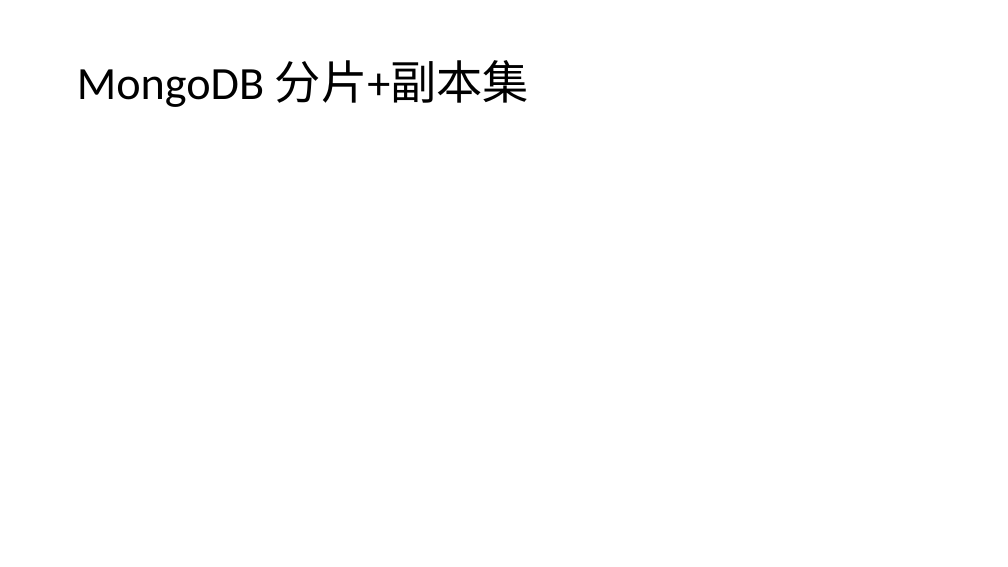
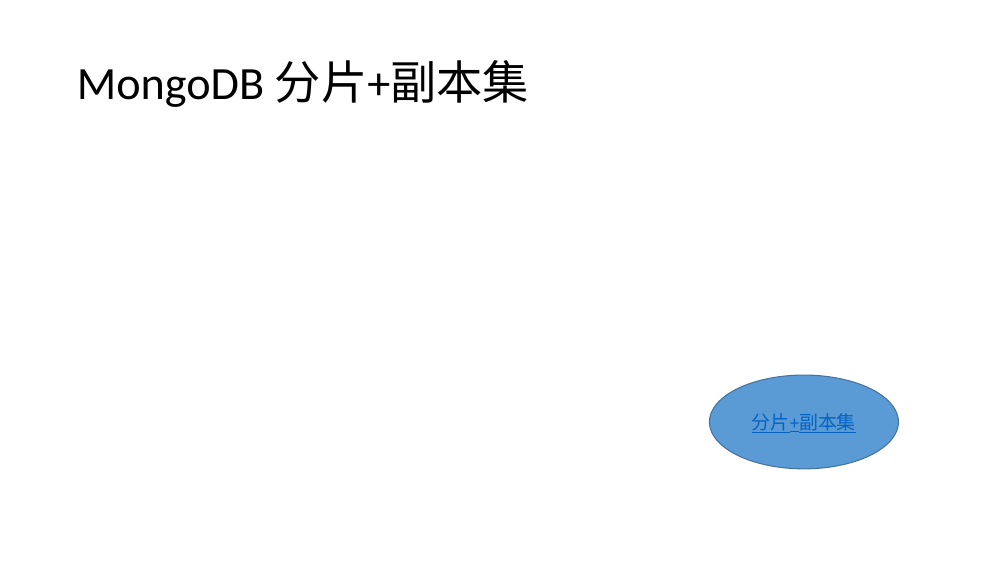
Before and after one commit to youaiwangyy/river, a slide deck: slide 12 of resources/MongoDB/mongodb.pptx. Drawn at 1008x567 pixels with LibreOffice and Linux fonts; fonts in the diff are those of the drawing. Boxes give left, top, right and bottom in pixels: in the first picture for what was removed or moved away, otherwise in the second. Text is boxed around its words. In the diff, an @@ line names an element or a change of style, - is before the commit and + after.

Commit message:
modify mongodb

```diff
--- a/resources/MongoDB/mongodb.pptx
+++ b/resources/MongoDB/mongodb.pptx
@@ ellipse added at <box>709,375,898,469</box>, fill #5B9BD5, outline #43739E 1 pt, 18 pt, text #0563C1, underline @@
+分片+副本集
```
Also in this commit, not shown: 6 other slides changed, 1 slide added, 5 slides removed, 12 other files.
